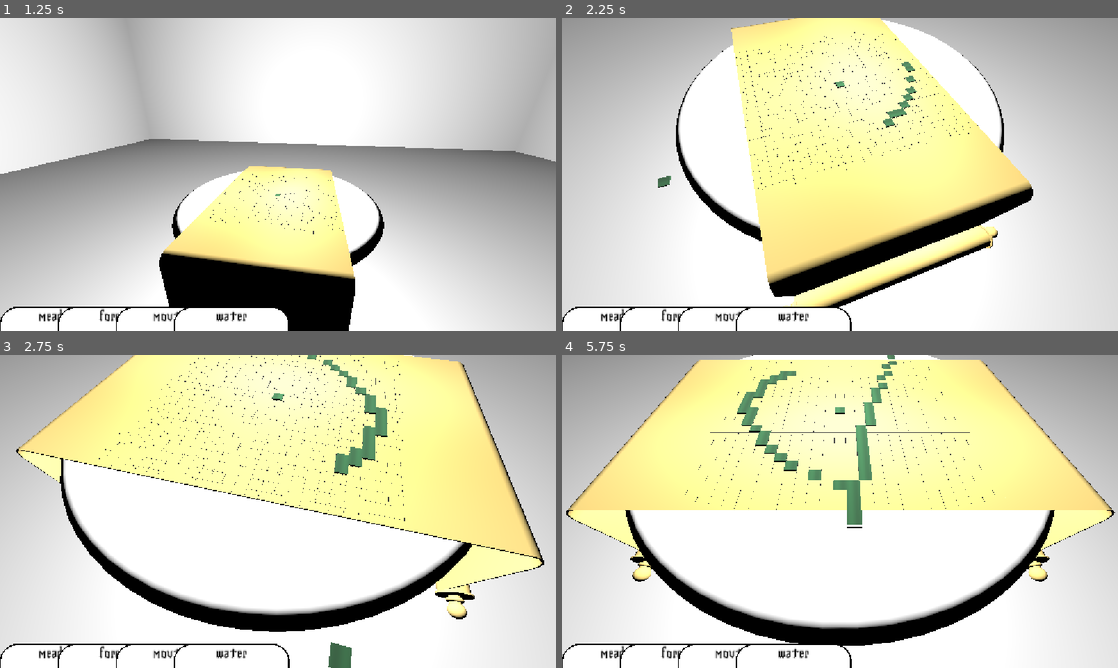
Above: before the commit, frames 1-4 (two rows, left to right).
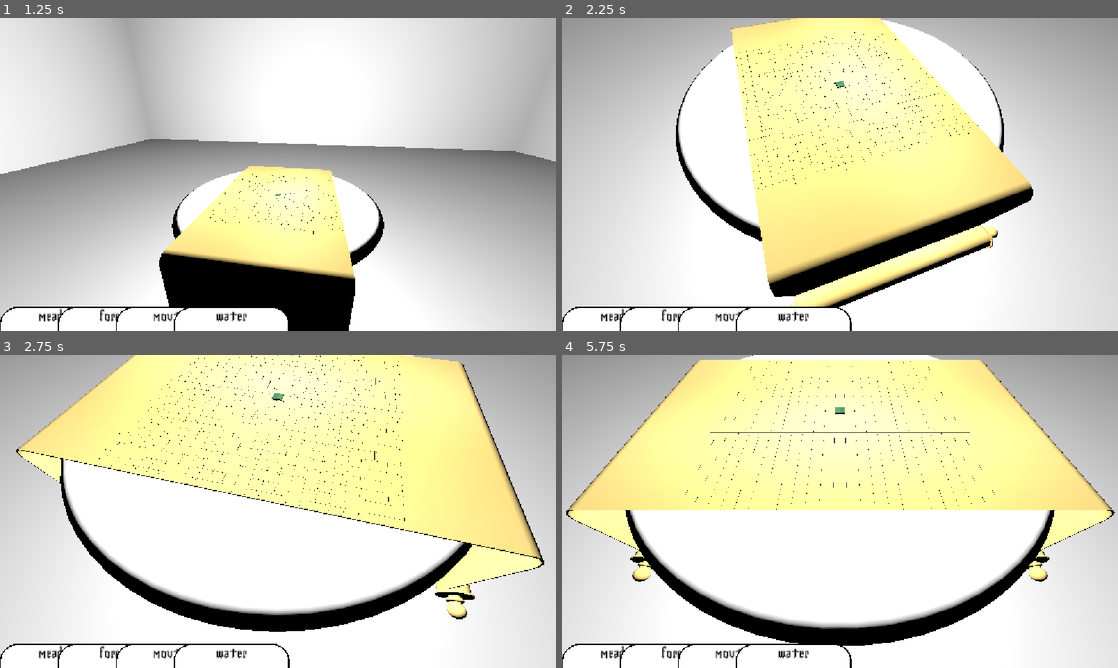
Above: after the commit, the same moments.

Repository: greywolfcode/TBD
Game: Godot game, scene res://areas/game.tscn
Two runs of this game, one before a commit and one after it. Both use one fixed random seed, a clock stepped at 60 frames per second and the inputs below.
Inputs (mouse positions are in pixels of both pictures, inside the frame that each line leads up to):
- Up to frame 1 (1.25 s): tap Enter at 0.5 s; move the mouse to (400, 158) at 0.52 s; press the mouse at (400, 158) at 0.53 s; hold D (rotate_right) from 0.53 s (still down)
- Up to frame 2 (2.25 s): move the mouse to (728, 190) at 1.27 s; release D (rotate_right) at 1.28 s; release the mouse at (728, 190) at 1.28 s; hold S (tilt_down) 1.28-2.03 s; click (728, 190) at 1.35 s; move the mouse to (895, 105) at 2.02 s; press the mouse at (895, 105) at 2.03 s; hold D (rotate_right) from 2.03 s (still down); tap Mouse wheel up (zoom_in) at 2.1 s
- Up to frame 3 (2.75 s): keep holding D (rotate_right)
- Up to frame 4 (5.75 s): move the mouse to (812, 574) at 2.77 s; release D (rotate_right) at 2.78 s; release the mouse at (812, 574) at 2.78 s; hold W (tilt_up) 2.78-3.53 s; tap Mouse wheel down (zoom_out) at 2.85 s; click (812, 574) at 3.05 s; move the mouse to (1006, 558) at 3.52 s; press the mouse at (1006, 558) at 3.53 s; hold A (rotate_left) 3.53-5.03 s; move the mouse to (673, 464) at 4.27 s; release the mouse at (673, 464) at 4.28 s; click (673, 464) at 4.35 s; move the mouse to (867, 511) at 5.02 s; press the mouse at (867, 511) at 5.03 s; hold S (tilt_down) from 5.03 s (still down); tap Mouse wheel up (zoom_in) at 5.1 s

Frame 1 is identical in both runs. In frame 2, 0.3% of the frame differs, in the area x 17-64%, y 14-55%; in frame 3, 1.3%; in frame 4, 2.1%, in the area x 31-61%, y 0-56%.

Commit message:
Add game state tracking for selecting cards and placing tiles

Diff:
--- a/src/cards/card.gd
+++ b/src/cards/card.gd
@@ -12,7 +12,7 @@
 	tween.tween_property(self, "position", Vector2(default_x, default_y), 0.5)
 
 func _on_card_button_button_down() -> void:
-	pass # Replace with function body.
+	Globals.game_state = Globals.GameState.PLACING_TILE
 
 func set_card_name(name: String) -> void:
 	$card_button/name.text = name
--- a/src/scripts/globals.gd
+++ b/src/scripts/globals.gd
@@ -7,6 +7,13 @@
 	WATER
 }
 
+enum GameState {
+	PLACING_TILE,
+	SELECTING_CARD
+}
+
+@export var game_state: GameState = GameState.SELECTING_CARD
+
 @export var tiles: Dictionary[Vector2, TileType] = {
 	Vector2(0, 0): TileType.MEADOW
 }
--- a/src/world/table/table.gd
+++ b/src/world/table/table.gd
@@ -3,6 +3,8 @@
 const RAY_LENGTH: int = 50
 @onready var preview: Node3D = $tile_preview
 @onready var tile_storage: Node = $"../tiles"
+
+var was_unpressed = false #tracks if mouse has been unclicked
 
 const MEADOW_TILE: PackedScene = preload("res://tiles/meadow/meadow.tscn")
 
@@ -12,36 +14,47 @@
 	preview.position.y = 0
 
 func _physics_process(delta: float) -> void:
-	var space_state = get_world_3d().direct_space_state
-	var cam = $"../camara/zoom/Camera3D"
-	var mousepos = get_viewport().get_mouse_position()
+	if Globals.game_state == Globals.GameState.PLACING_TILE:
+		var space_state = get_world_3d().direct_space_state
+		var cam = $"../camara/zoom/Camera3D"
+		var mousepos = get_viewport().get_mouse_position()
 
-	var origin = cam.project_ray_origin(mousepos)
-	var end = origin + cam.project_ray_normal(mousepos) * RAY_LENGTH
-	var query = PhysicsRayQueryParameters3D.create(origin, end)
-	query.collide_with_areas = true
+		var origin = cam.project_ray_origin(mousepos)
+		var end = origin + cam.project_ray_normal(mousepos) * RAY_LENGTH
+		var query = PhysicsRayQueryParameters3D.create(origin, end)
+		query.collide_with_areas = true
 
-	var result = space_state.intersect_ray(query)
+		var result = space_state.intersect_ray(query)
 
-	if result:
-		var grid_x = floor(result.position.x / 0.05) * 0.05
-		var grid_z = floor(result.position.z / 0.05) * 0.05
+		if result:
+			var grid_x = floor(result.position.x / 0.05) * 0.05
+			var grid_z = floor(result.position.z / 0.05) * 0.05
 
-		preview.position.x = grid_x
-		preview.position.z = grid_z
+			preview.position.x = grid_x
+			preview.position.z = grid_z
 
-		preview.show()
-	else:
-		preview.hide()
+			preview.show()
+		else:
+			preview.hide()
 
-# Called every frame. 'delta' is the elapsed time since the previous frame.
+func _input(event: InputEvent) -> void:
+	if Globals.game_state == Globals.GameState.PLACING_TILE:
+		if event is InputEventMouseButton and event.button_index == MOUSE_BUTTON_LEFT:
+			if not event.pressed:
+				was_unpressed = true
+
 func _process(delta: float) -> void:
-	if Input.is_action_pressed("left_click"):
-		if preview.visible: #means that the mouse is over a grid location
-			Globals.tiles[Vector2(preview.position.x, preview.position.y)] = Globals.TileType.MEADOW
+	if Globals.game_state == Globals.GameState.PLACING_TILE:
+		if Input.is_action_pressed("left_click"):
+			#make sure player doesn't instantly place tile if mouse is held down
+			if was_unpressed:
+				Globals.tiles[Vector2(preview.position.x, preview.position.y)] = Globals.TileType.MEADOW
 
-			var new_tile = MEADOW_TILE.instantiate()
-			new_tile.position.x = preview.position.x
-			new_tile.position.y = 0.015
-			new_tile.position.z = preview.position.z
-			tile_storage.add_child(new_tile)
+				var new_tile = MEADOW_TILE.instantiate()
+				new_tile.position.x = preview.position.x
+				new_tile.position.y = 0.015
+				new_tile.position.z = preview.position.z
+				tile_storage.add_child(new_tile)
+				Globals.game_state = Globals.GameState.SELECTING_CARD
+
+				was_unpressed = false
